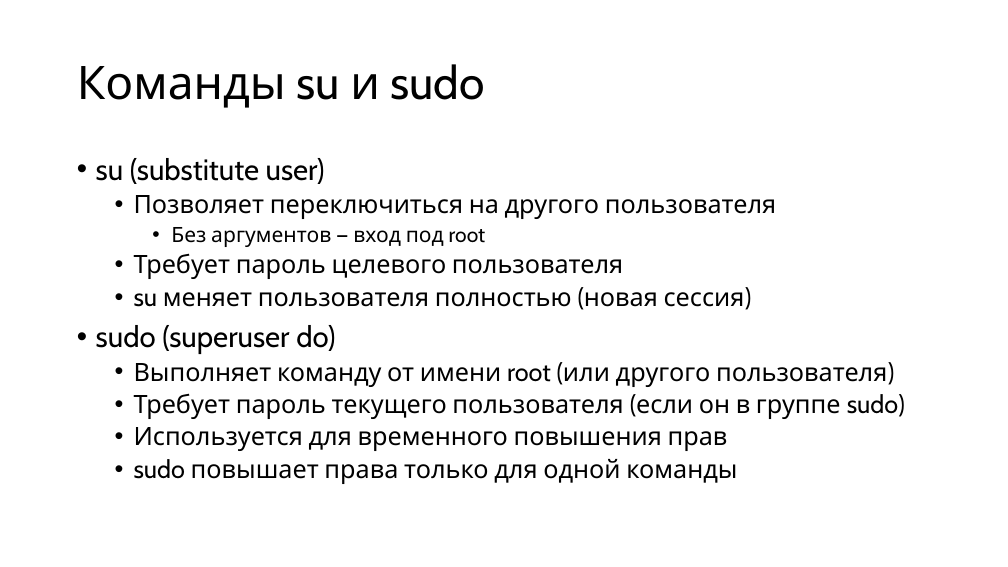
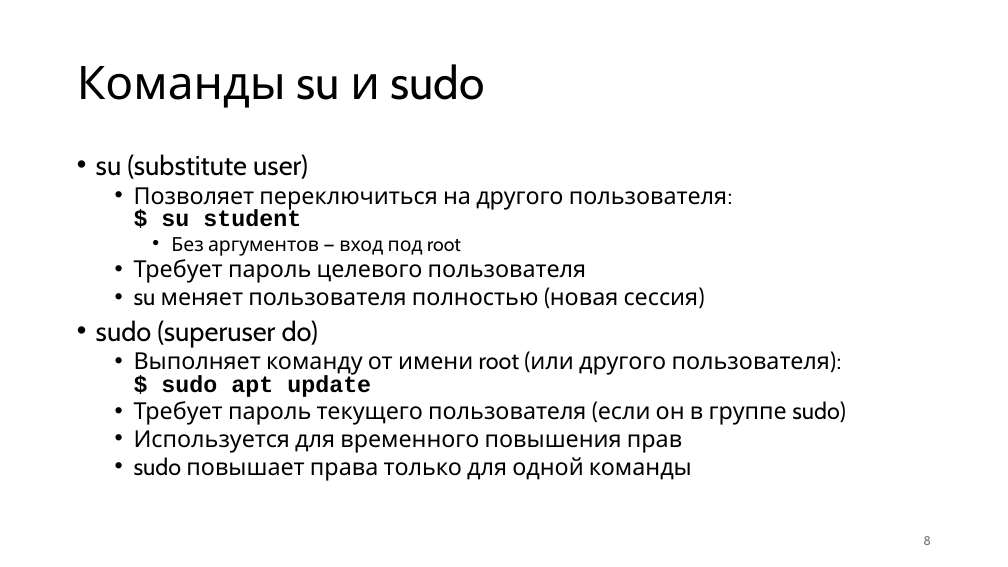
Before and after one commit to alexey-malov/os-course, a slide deck: slide 8 of lectures/02/Основные концепции ОС.pptx. Drawn at 1008x567 pixels with LibreOffice and Linux fonts; fonts in the diff are those of the drawing. Boxes give left, top, right and bottom in pixels: in the first picture for what was removed or moved away, otherwise in the second. Text is boxed around its words. In the diff, an @@ line names an element or a change of style, - is before the commit and + after.

```diff
--- a/lectures/02/Основные концепции ОС.pptx
+++ b/lectures/02/Основные концепции ОС.pptx
@@ text at box(96, 154, 846, 481): size 28 to 25.9 pt in "su (substitute user)", "sudo (superuser do)"; size 20 to 18.5 pt in "Без аргументов — вход под root"; size 24 to 22.2 pt in "Требует пароль целевого пользователя", "su меняет пользователя полностью (новая сессия)", "Требует пароль текущего пользователя (если он в ...", "Используется для временного повышения прав" and 1 more places; line spacing 0.9 to 0.8 @@
@@ text at box(134, 187, 733, 227): text changed; size 24 to 22.2 pt @@
-  • Позволяет переключиться на другого пользователя
+  • Позволяет переключиться на другого пользователя:
+    $ su student
@@ text at box(134, 352, 830, 397): text changed; size 24 to 22.2 pt @@
-  • Выполняет команду от имени root (или другого пользователя)
+  • Выполняет команду от имени root (или другого пользователя):
+    $ sudo apt update
@@ page number added at box(923, 536, 931, 545), 12 pt, text #797979 @@
+8
```
Also in this commit, not shown: 28 other slides changed, 11 slides added, 43 slides removed, 2 other files.
